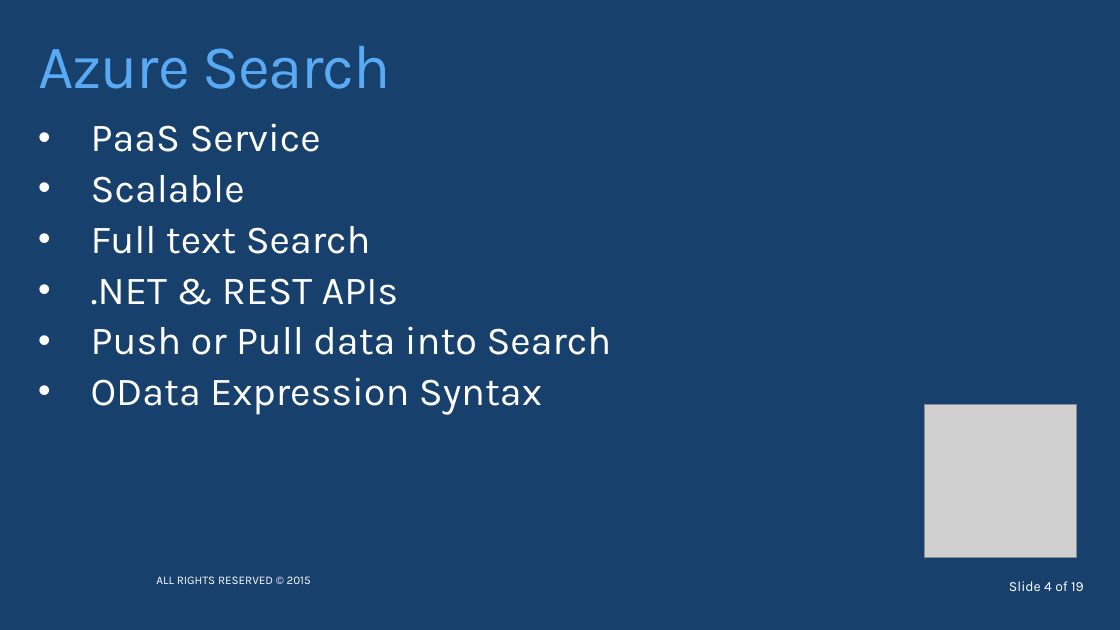
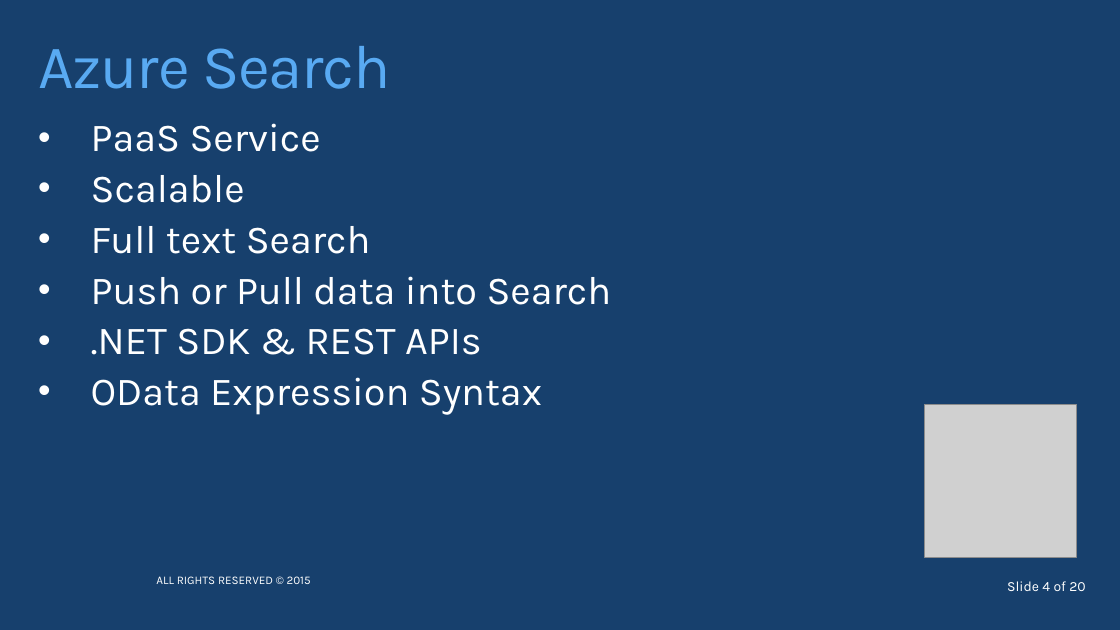
Before and after one commit to timgabrhel/NewCC2015.AzureSearch, a slide deck: slide 4 of NewCC2015.AzureSearch.pptx. Drawn at 1120x630 pixels with LibreOffice and Linux fonts; fonts in the diff are those of the drawing; grey boxes stand for pictures; background and template pictures are left out. Boxes give left, top, right and bottom in pixels: in the first picture for what was removed or moved away, otherwise in the second. Text is boxed around its words. In the diff, an @@ line names an element or a change of style, - is before the commit and + after.

```diff
--- a/NewCC2015.AzureSearch.pptx
+++ b/NewCC2015.AzureSearch.pptx
@@ text at bbox=[91, 278, 399, 305]: paragraph removed @@
-• .NET & REST APIs
@@ text at bbox=[91, 328, 482, 355]: paragraph added @@
+• .NET SDK & REST APIs
@@ text at bbox=[1007, 581, 1085, 591]: text changed @@
-Slide 4 of 19
+Slide 4 of 20
```
Also in this commit, not shown: 7 other slides changed, 1 slide added, 1 other file.
